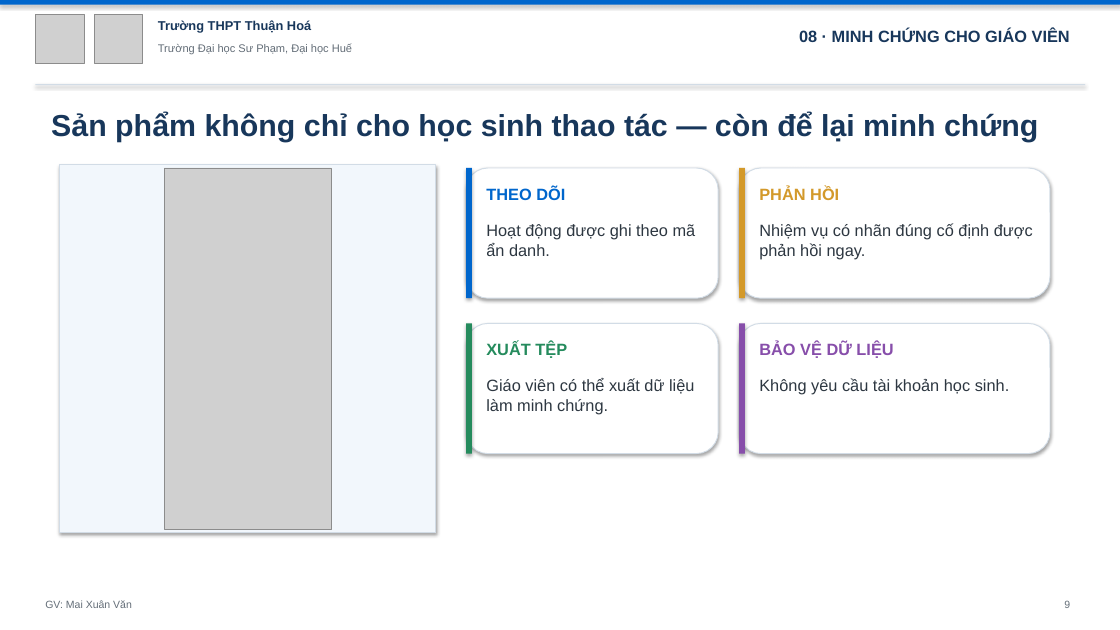
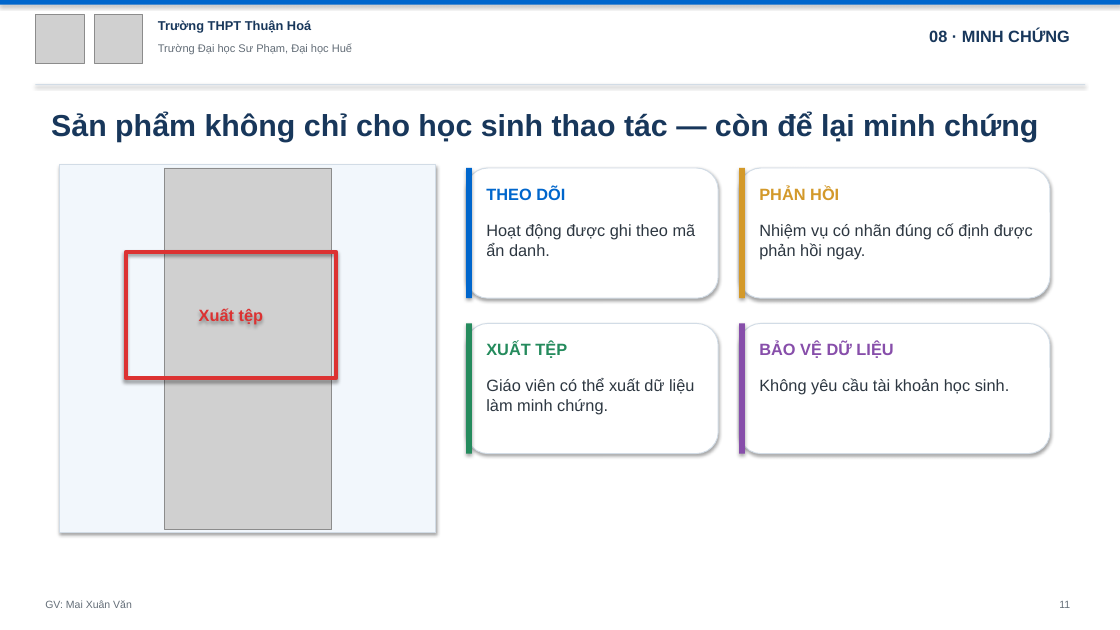
Before and after one commit to mxuanvan02/ainatomy, a slide deck: slide 11 of template_thuanhoa.pptx (slide 9 before the commit). Drawn at 1120x630 pixels with LibreOffice and Linux fonts; fonts in the diff are those of the drawing; grey boxes stand for pictures. Boxes give left, top, right and bottom in pixels: in the first picture for what was removed or moved away, otherwise in the second. Text is boxed around its words. In the diff, an @@ line names an element or a change of style, - is before the commit and + after.

```diff
--- a/template_thuanhoa.pptx
+++ b/template_thuanhoa.pptx
@@ text at (929, 29, 1070, 42): text changed @@
-08 · MINH CHỨNG CHO GIÁO VIÊN
+08 · MINH CHỨNG
@@ rectangle added at (126, 252, 336, 378), outline #DC3232 4 pt, 14 pt, text #DC3232, bold @@
+Xuất tệp
@@ text at (1059, 601, 1070, 608): text changed @@
-9
+11
```
Also in this commit, not shown: 11 other slides changed, 2 slides added, 3 other files.
